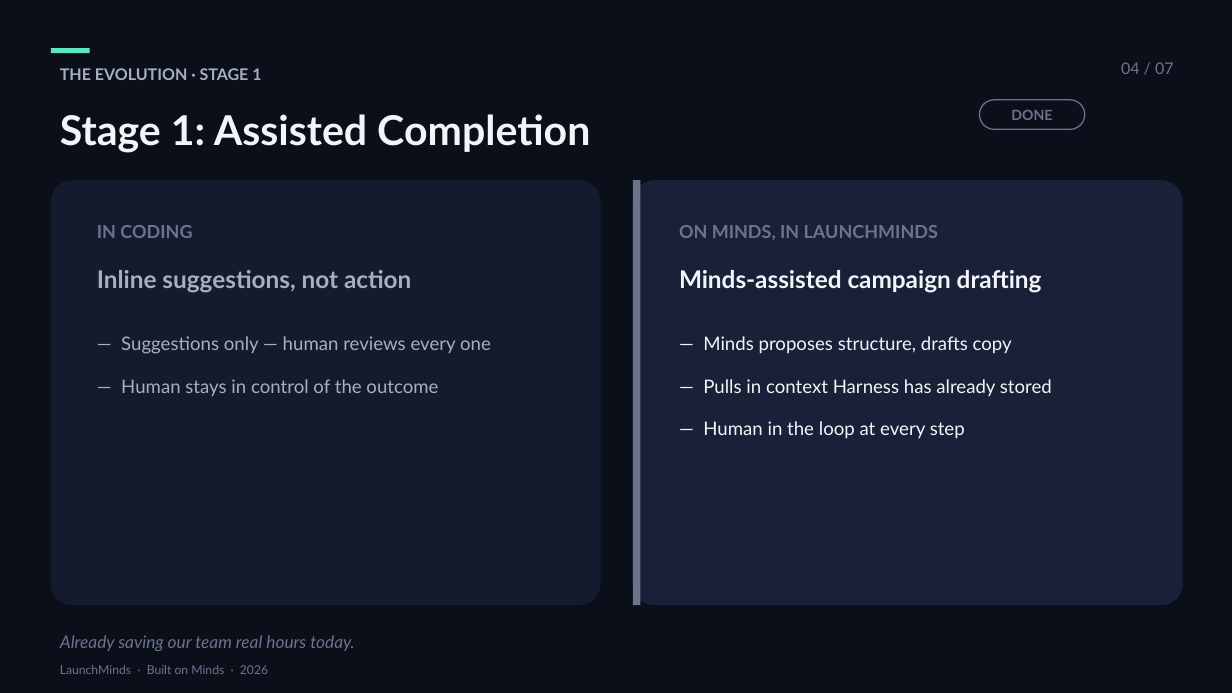
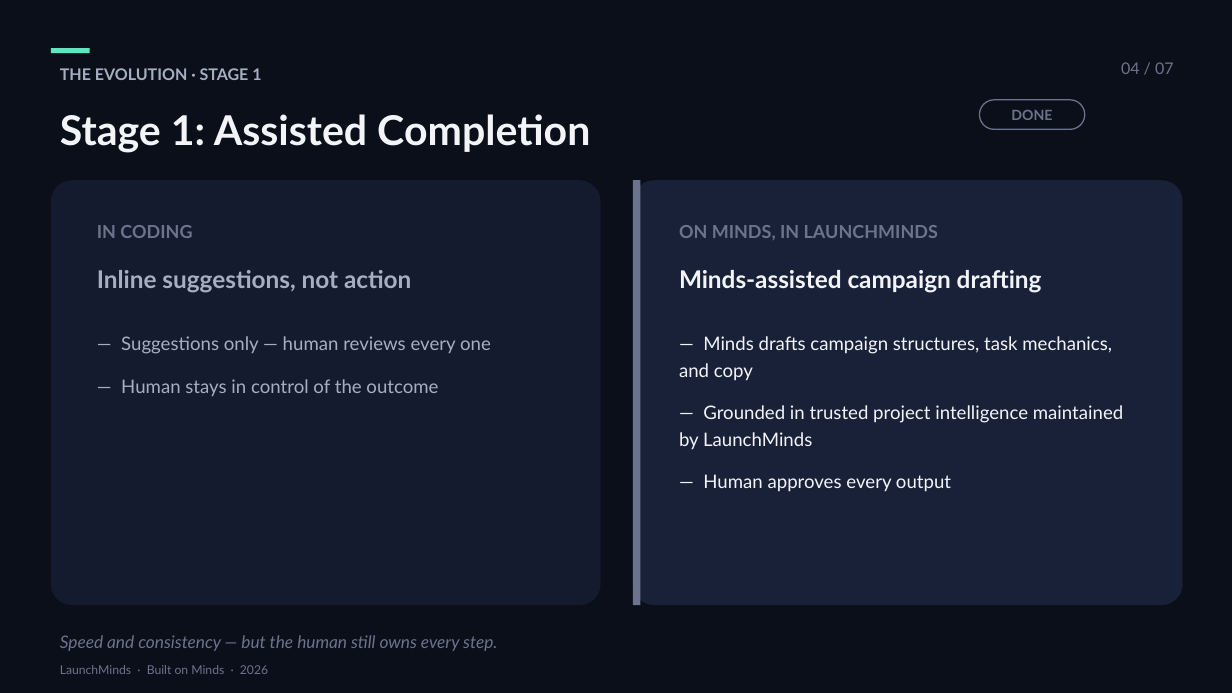
Before and after one commit to dingjoys/focus-mind, a slide deck: slide 5 of presentations/launchminds-agent-evolution-2026-08/launchminds-deck.pptx. Drawn at 1232x693 pixels with LibreOffice and Linux fonts; fonts in the diff are those of the drawing. Boxes give left, top, right and bottom in pixels: in the first picture for what was removed or moved away, otherwise in the second. Text is boxed around its words. In the diff, an @@ line names an element or a change of style, - is before the commit and + after.

```diff
--- a/presentations/launchminds-agent-evolution-2026-08/launchminds-deck.pptx
+++ b/presentations/launchminds-agent-evolution-2026-08/launchminds-deck.pptx
@@ text at (679,336,1123,492): text changed @@
-— Minds proposes structure, drafts copy
-— Pulls in context Harness has already stored
-— Human in the loop at every step
+— Minds drafts campaign structures, task mechanics, and copy
+— Grounded in trusted project intelligence maintained by LaunchMinds
+— Human approves every output
@@ text at (60,635,497,651): text changed @@
-Already saving our team real hours today.
+Speed and consistency — but the human still owns every step.
```
Also in this commit, not shown: 5 other slides changed, 2 slides added, 2 slides removed, 2 other files.
